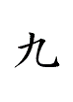
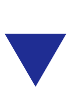
Two versions of the same layered image (73x102). Layer-by-layer changes:
hid "9", painted on it over [5, 31, 66, 87]
showed "1", painted on it over [4, 33, 67, 87]
